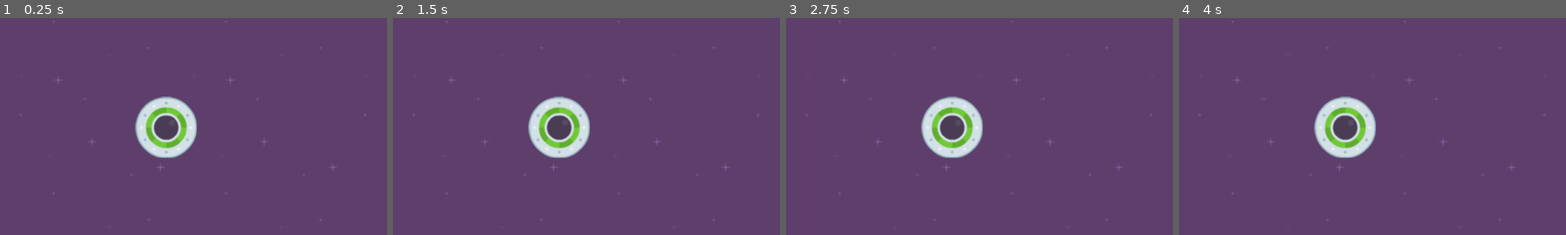
Above: before the commit, frames 1-4 (left to right).
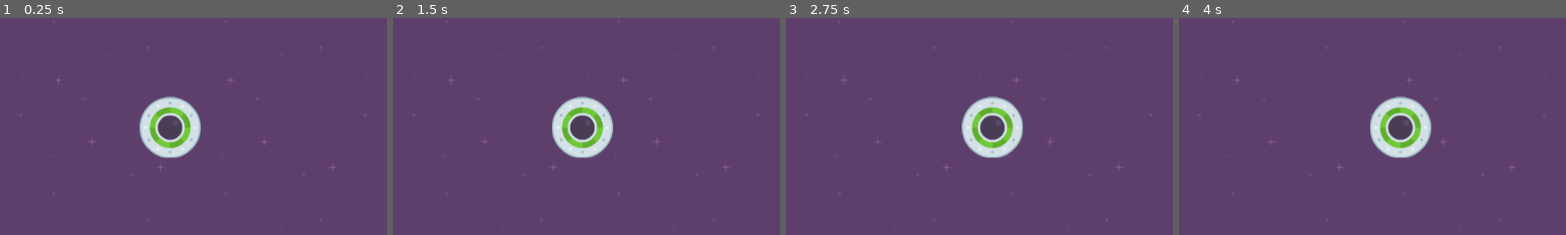
Above: after the commit, the same moments.

Repository: BurkusCat/godot_2d_course_projects
Game: Godot game, scene res://level_1.tscn
Two runs of this game, one before a commit and one after it. Both use one fixed random seed, a clock stepped at 60 frames per second and the inputs below.
Inputs:
- Up to frame 1 (0.25 s): no input
- Up to frame 2 (1.5 s): no input
- Up to frame 3 (2.75 s): no input
- Up to frame 4 (4 s): no input
The pictures show only the part of the screen within x 26-76%, y 19-69%; the shares and areas given below are measured in that part.

The runs differ from the first frame. In frame 1, 2.2% of the frame differs, in the area x 34-52%, y 36-65%; in frame 2, 4.8%; in frame 3, 5.2%; in frame 4, 6.0%, in the area x 34-66%, y 36-65%.

Commit message:
2.14 Vector2 & apply_impulse( )

Diff:
--- a/speedy_saucer/player.gd
+++ b/speedy_saucer/player.gd
@@ -2,7 +2,4 @@
 
 # Called when the node enters the scene tree for the first time.
 func _ready():
-	printDoubled(10)
-
-func printDoubled(input_number: int):
-	print(input_number * 2)
+	apply_impulse(Vector2(25, 0))
